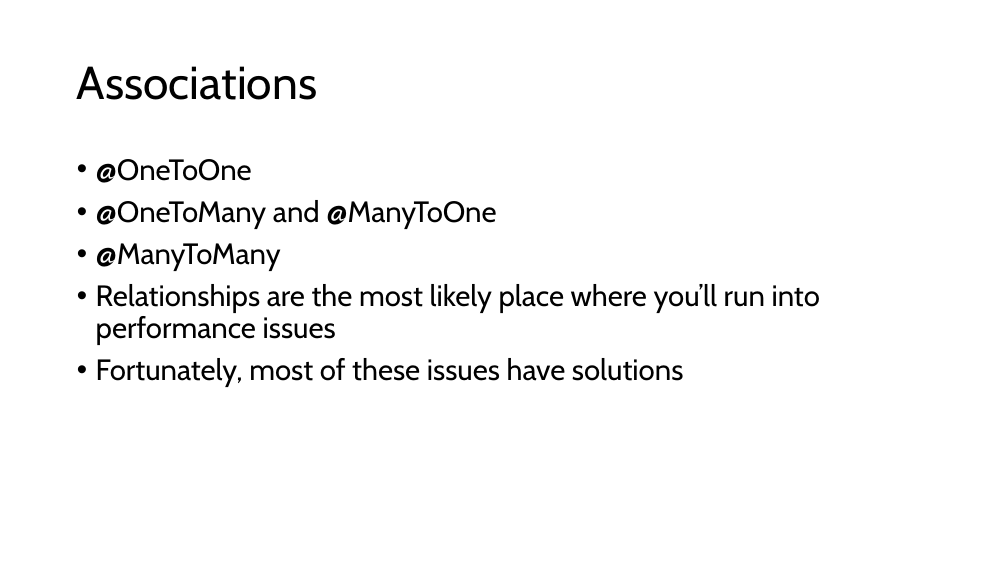
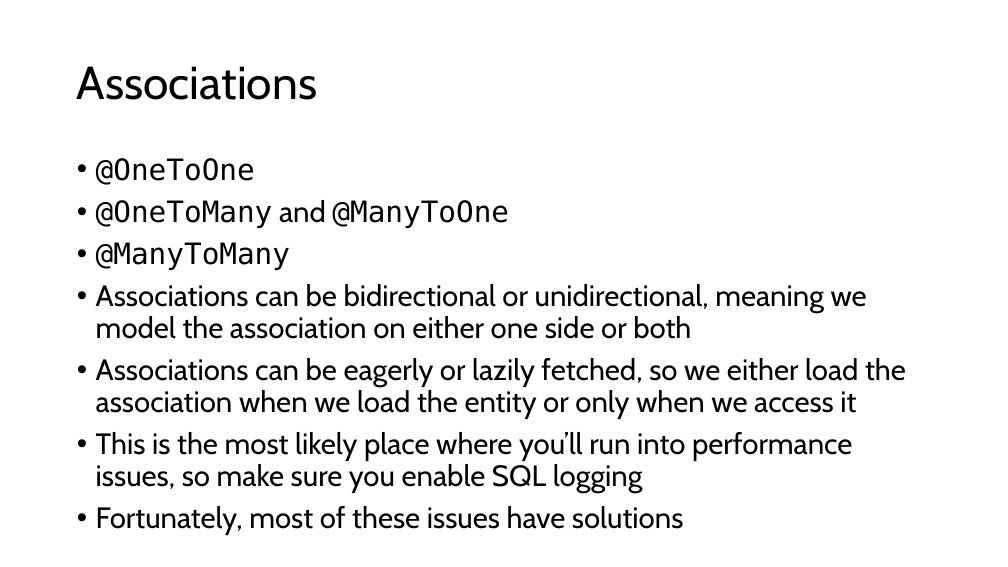
Before and after one commit to jordanschroedervertafore/spring-data-jpa, a slide deck: slide 14 of spring data jpa.pptx (slide 7 before the commit). Drawn at 1008x567 pixels with LibreOffice and Linux fonts; fonts in the diff are those of the drawing. Boxes give left, top, right and bottom in pixels: in the first picture for what was removed or moved away, otherwise in the second. Text is boxed around its words. In the diff, an @@ line names an element or a change of style, - is before the commit and + after.

```diff
--- a/spring data jpa.pptx
+++ b/spring data jpa.pptx
@@ text at (96, 158, 509, 270): font Cabin to DejaVu Sans Mono in "@OneToOne", "@OneToMany @ManyToOne", "@ManyToMany" @@
@@ text at (96, 284, 906, 493): text changed @@
-• Relationships are the most likely place where you’ll run into performance issues
+• Associations can be bidirectional or unidirectional, meaning we model the association on either one side or both
+• Associations can be eagerly or lazily fetched, so we either load the association when we load the entity or only when we access it
+• This is the most likely place where you’ll run into performance issues, so make sure you enable SQL logging
```
Also in this commit, not shown: 12 other slides changed, 8 slides added, 7 slides removed, 23 other files.
